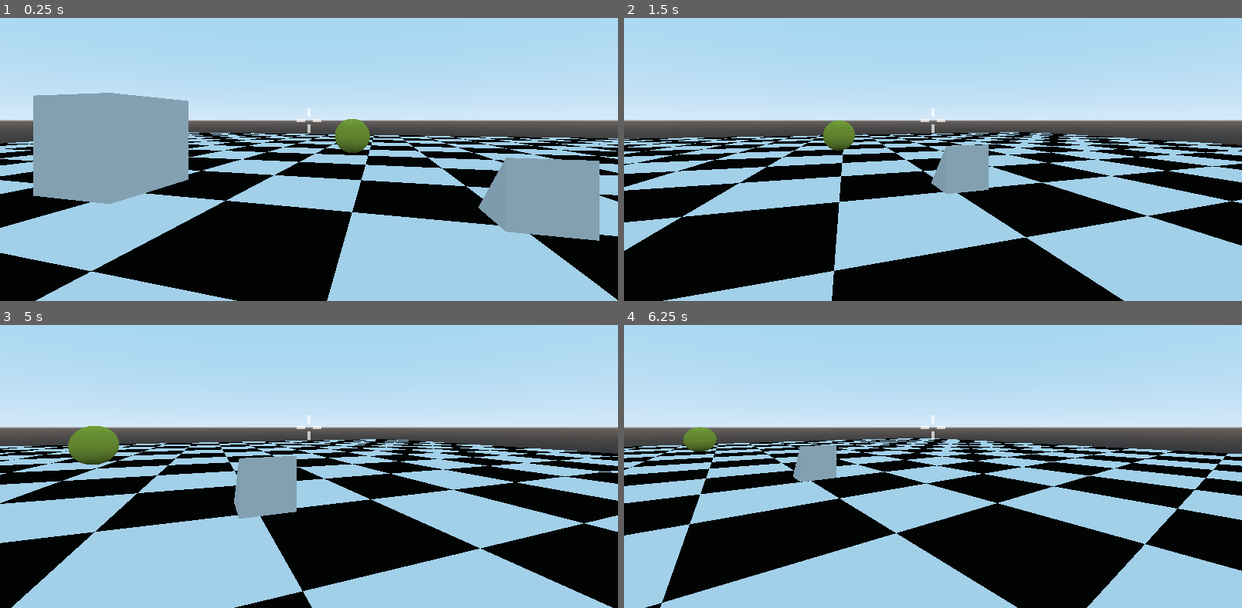
Above: before the commit, frames 1-4 (two rows, left to right).
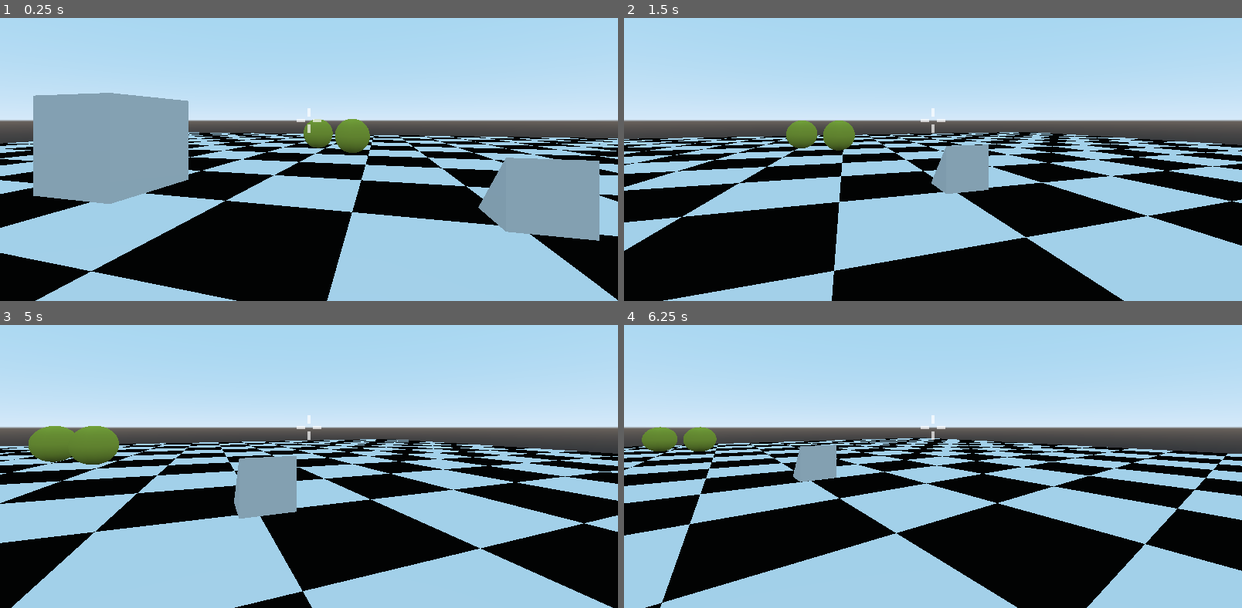
Above: after the commit, the same moments.

Repository: gilzoide/ggj2021
Game: Godot game, scene res://Teste-Gil.tscn
Same seed, same stepped clock (60 frames per second), same inputs: the game is played once before the commit and once after it.
Inputs:
- Up to frame 1 (0.25 s): no input
- Up to frame 2 (1.5 s): tap Enter at 0.5 s; hold D (move_right) 0.53-1.28 s; hold E (interact) 0.53-1.28 s; hold S (move_back) from 1.28 s (still down); tap E (interact) at 1.35 s
- Up to frame 3 (5 s): release S (move_back) at 2.03 s; hold W (move_front) 2.03-2.78 s; hold D (move_right) 2.03-3.53 s; tap E (interact) at 2.3, 2.85, 4.55 s; hold E (interact) 3.53-4.28 s; hold A (move_left) from 3.53 s (still down); tap W (move_front) at 4.35 s
- Up to frame 4 (6.25 s): release A (move_left) at 5.03 s; hold S (move_back) 5.03-5.78 s; hold E (interact) 5.03-5.78 s; hold D (move_right) from 5.78 s (still down); tap E (interact) at 5.85 s

The runs differ from the first frame. In frame 1, 0.4% of the frame differs, in the area x 49-54%, y 35-47%; in frame 2, 0.4%; in frame 3, 0.7%, in the area x 4-12%, y 35-49%; in frame 4, 0.4%.

Commit message:
Add esferas na cena teste

Diff:
--- a/src/Teste-Gil.tscn
+++ b/src/Teste-Gil.tscn
@@ -71,14 +71,34 @@
 transform = Transform( 1, 0, 0, 0, 1, 0, 0, 0, 1, 0, 1.33421, 0 )
 collision_layer = 5
 script = ExtResource( 4 )
+object_to_outline_path = NodePath("MeshInstance")
 
 [node name="MeshInstance" type="MeshInstance" parent="InteractableSphere"]
 transform = Transform( 1.03078, 0, -0.133418, 0, 1, 0, 0.128363, 0, 0.991727, 0, 0, 0 )
+material_override = ExtResource( 3 )
 mesh = SubResource( 8 )
-material/0 = ExtResource( 3 )
+material/0 = null
 
 [node name="CollisionShape" type="CollisionShape" parent="InteractableSphere"]
+shape = SubResource( 9 )
+
+[node name="InteractableSphere2" type="StaticBody" parent="."]
+transform = Transform( 1, 0, 0, 0, 1, 0, 0, 0, 1, 0.654352, 1.33421, -0.761181 )
+collision_layer = 5
+script = ExtResource( 4 )
+object_to_outline_path = NodePath("MeshInstance")
+
+[node name="MeshInstance" type="MeshInstance" parent="InteractableSphere2"]
+transform = Transform( 1.03078, 0, -0.133418, 0, 1, 0, 0.128363, 0, 0.991727, 0, 0, 0 )
+material_override = ExtResource( 3 )
+mesh = SubResource( 8 )
+material/0 = null
+
+[node name="CollisionShape" type="CollisionShape" parent="InteractableSphere2"]
 shape = SubResource( 9 )
 [connection signal="interact" from="InteractableSphere" to="InteractableSphere" method="queue_free"]
 [connection signal="start_interactable" from="InteractableSphere" to="InteractableSphere" method="set_outline_enabled" binds= [ true ]]
 [connection signal="stop_interactable" from="InteractableSphere" to="InteractableSphere" method="set_outline_enabled" binds= [ false ]]
+[connection signal="interact" from="InteractableSphere2" to="InteractableSphere2" method="queue_free"]
+[connection signal="start_interactable" from="InteractableSphere2" to="InteractableSphere2" method="set_outline_enabled" binds= [ true ]]
+[connection signal="stop_interactable" from="InteractableSphere2" to="InteractableSphere2" method="set_outline_enabled" binds= [ false ]]
